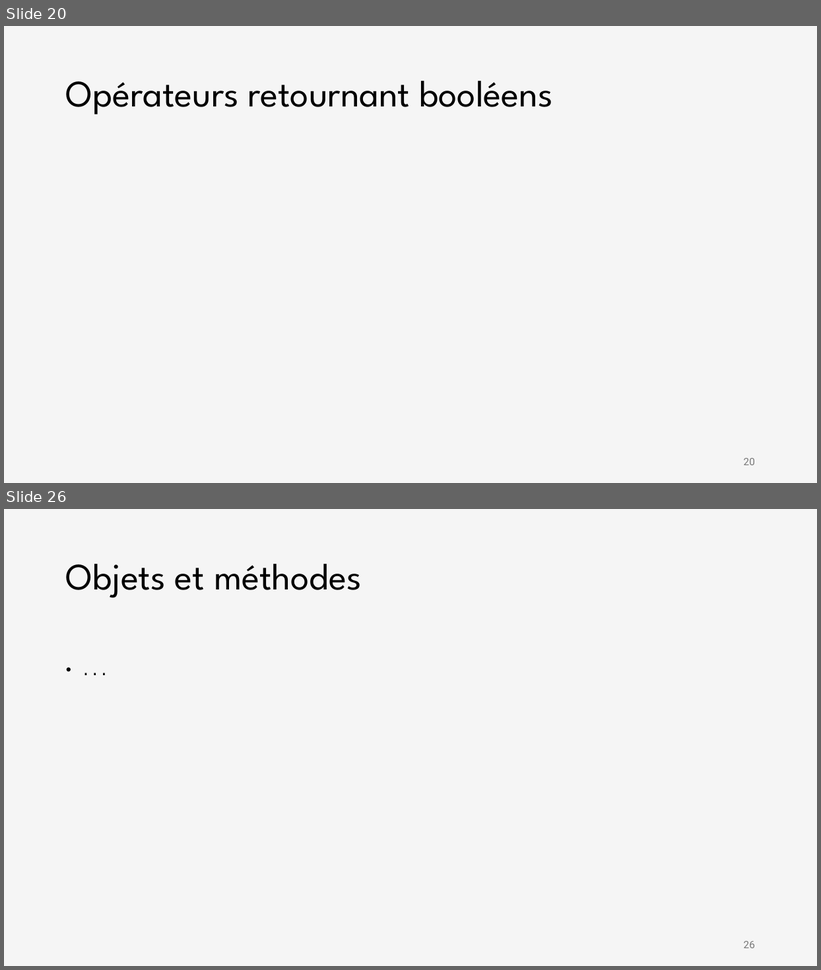
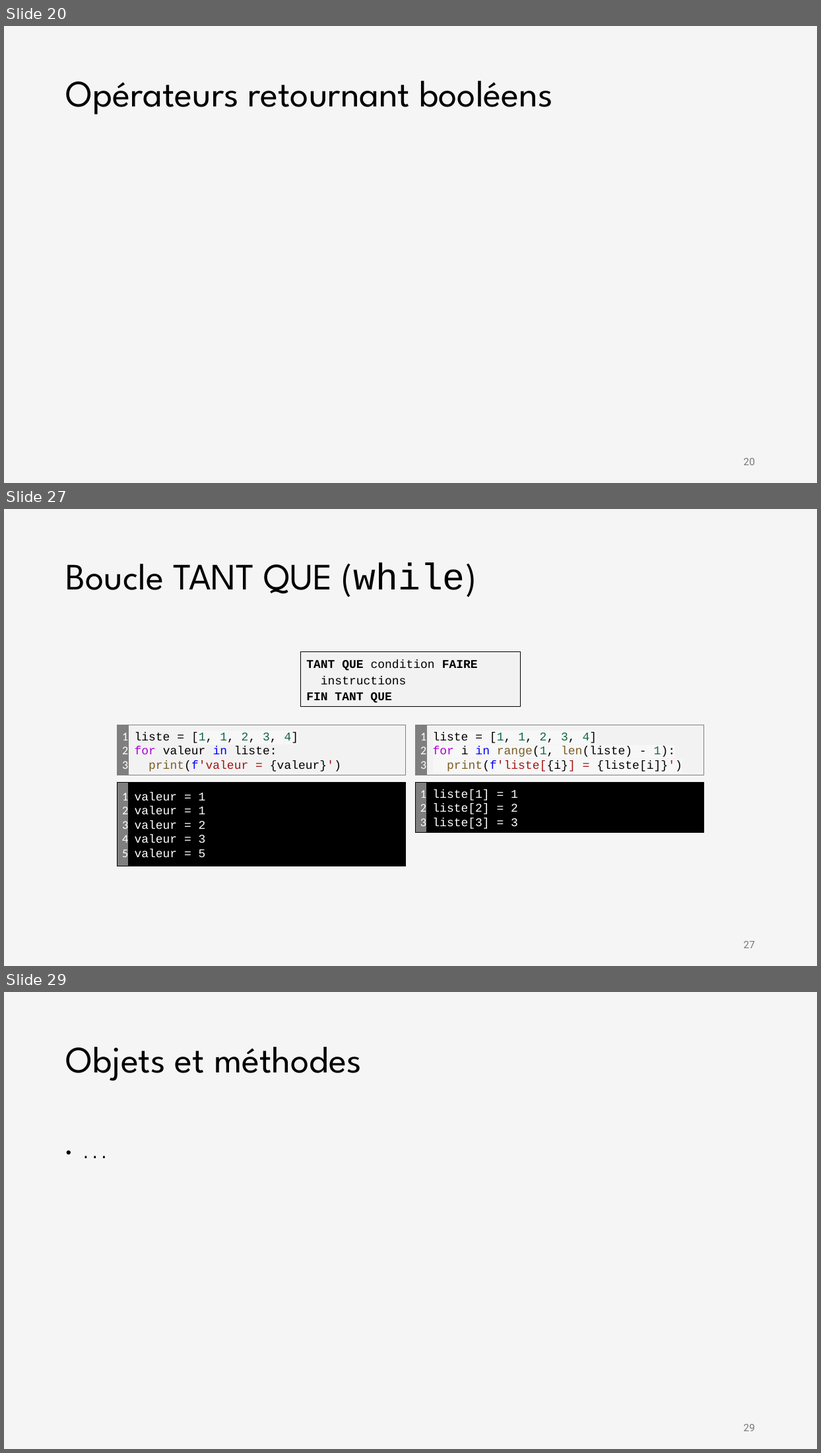
Before and after one commit to iannickgagnon/sagedays_iannick_2026, a slide deck: python_1/presentation_python_1.pptx. Shown one above the other, each under a label of ours: slides 20 and 26 before the commit, slides 20, 27 and 29 after it; the slides between them are not shown. The pictures are 821x970 and 821x1453 pixels, drawn with LibreOffice and Linux fonts; fonts in the diff are those of the drawing; grey boxes stand for pictures. Boxes give left, top, right and bottom in pixels: in the first picture for what was removed or moved away, otherwise in the second. Text is boxed around its words. In the diff, an @@ line names an element or a change of style, - is before the commit and + after.

```diff
--- a/python_1/presentation_python_1.pptx
+++ b/python_1/presentation_python_1.pptx
@@ slide 27 added at (4,509,817,966), background #F5F5F5 @@
@@ title added at (66,562,477,597), 44 pt, text #000000 @@
+Boucle TANT QUE (while)
@@ rectangle added at (300,652,521,707), fill #F2F2F2, outline #000000 0.75 pt, 14 pt, text #000000, bold @@
+TANT QUE condition FAIRE
+instructions
+FIN TANT QUE
@@ group added at (118,725,704,867): 8 rectangles @@
+1
+2
+3
+liste = [1, 1, 2, 3, 4]
+for valeur in liste:
+print(f'valeur = {valeur}')
+1
+23
+4
+5
+valeur = 1
+valeur = 1
+valeur = 2
+valeur = 3
+valeur = 5
+1
+2
+3
+liste = [1, 1, 2, 3, 4]
+for i in range(1, len(liste) - 1):
+print(f'liste[{i}] = {liste[i]}')
+1
+23
+liste[1] = 1
+liste[2] = 2
+liste[3] = 3
@@ page number added at (744,941,755,949), 12 pt, text #797979 @@
+27
@@ what was slide 26 is now slide 29 @@
@@ page number at (744,1424,755,1432): text changed @@
-26
+29
```
Also in this commit, not shown: 6 slides changed, 3 other slides added, 1 slide removed.
